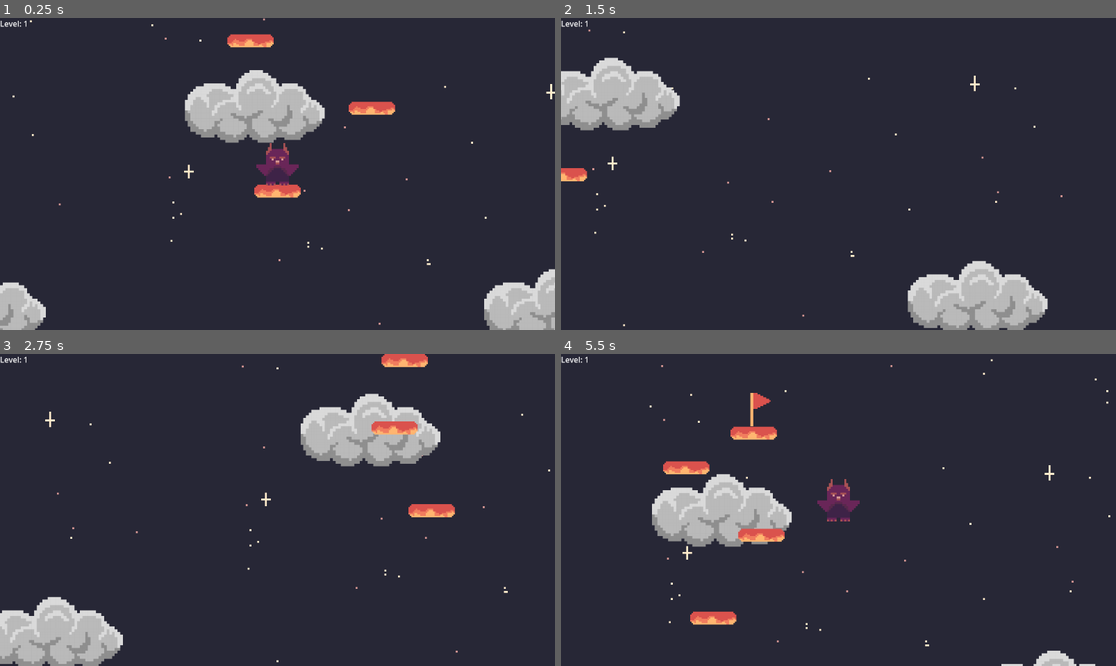
Above: before the commit, frames 1-4 (two rows, left to right).
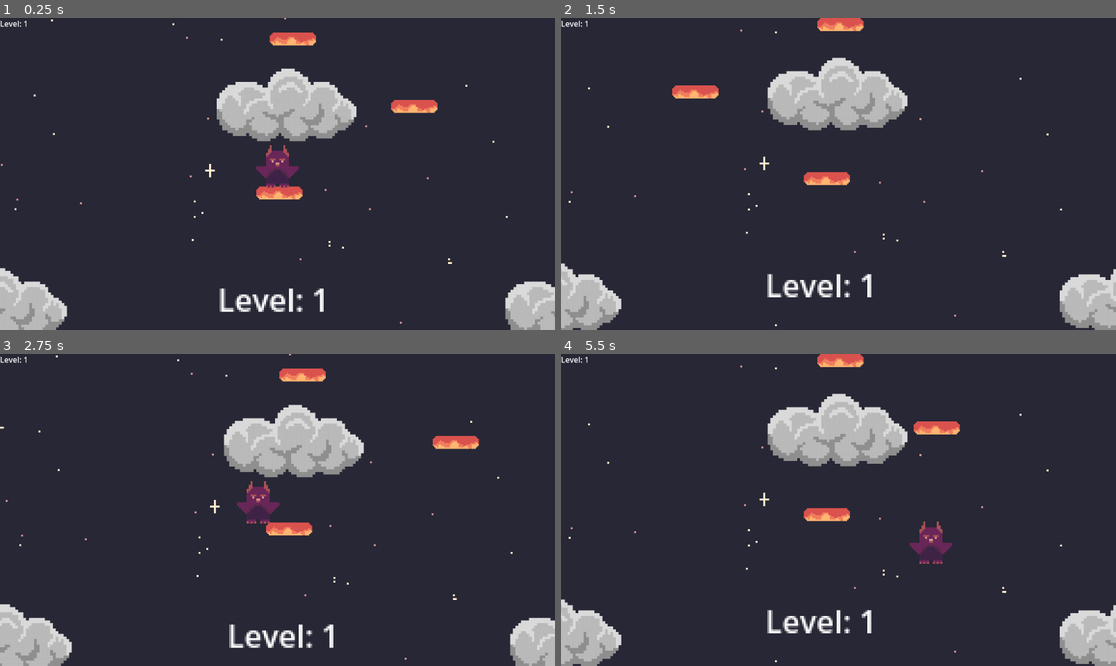
Above: after the commit, the same moments.

Repository: a-dughi/Custom-Office-Templates
Game: Godot game, scene res://Scenes/game.tscn
Two runs of this game, one before a commit and one after it. Both use one fixed random seed, a clock stepped at 60 frames per second and the inputs below.
Inputs:
- Up to frame 1 (0.25 s): no input
- Up to frame 2 (1.5 s): tap Enter (ui_accept) at 0.5, 0.6 s; hold Right (ui_right) from 0.53 s (still down); tap Up (jump, bound only after the commit) at 0.77, 0.8, 1.07, 1.35 s
- Up to frame 3 (2.75 s): tap Up (jump, bound only after the commit) at 1.52, 1.82, 2.3 s; tap Enter (ui_accept) at 1.55, 2.1 s; release Right (ui_right) at 2.03 s; hold Left (ui_left) from 2.03 s (still down)
- Up to frame 4 (5.5 s): release Left (ui_left) at 2.78 s; hold Right (ui_right) 2.78-4.28 s; tap Enter (ui_accept) at 2.85, 4.35, 5.1 s; tap Up (jump, bound only after the commit) at 3.02, 3.32, 3.6, 3.77, 4.07, 4.52, 4.82, 5.3 s; hold Left (ui_left) 4.28-5.03 s; hold Right (ui_right) from 5.03 s (still down)

The runs differ from the first frame. In frame 1, 8.6% of the frame differs, in the area x 0-100%, y 0-100%; in frame 2, 18%; in frame 3, 13%; in frame 4, 16%.

Commit message:
levels by elevation

Diff:
--- a/Scenes/character_body_2d.tscn
+++ b/Scenes/character_body_2d.tscn
@@ -6,7 +6,7 @@
 [sub_resource type="RectangleShape2D" id="RectangleShape2D_gfmi6"]
 size = Vector2(11, 11)
 
-[node name="character" type="CharacterBody2D"]
+[node name="character" type="CharacterBody2D" groups=["player"]]
 z_index = 5
 script = ExtResource("1_yc67e")
 
--- a/Scenes/game.gd
+++ /dev/null
@@ -1,62 +0,0 @@
-extends Node2D
-
-var block = preload("res://Scenes/animatable_body_2d.tscn")
-#var movingBlock = preload("res://Scenes/movingBlock.tscn")
-var xPos = []
-var yPos = []
-var numLevels = 1
-#figure out how to bypass the first thing, figure out array access issue
-# Called when the node enters the scene tree for the first time.
-
-func _ready():
-
-
-	# Replace with function body.
-
-		for i in range(10):
-			var new_block = block.instantiate()
-
-			new_block.global_position.x = xPos[i] #randf_range(-100, 100)
-			new_block.global_position.y = yPos[i] #randf_range(-100, 100)
-
-			self.add_child(new_block)
-
-		#for i in range(10):
-			#var newBlock = movingBlock.instantiate()
-			#newBlock.global_position.x = randf_range(0,1152)
-			#newBlock.global_position.y = randf_range(200, 300)
-
-			#self.add_child(newBlock)
-
-func _position():
-
-	for i in range(numLevels):
-		var j = 0
-		while j<20:
-			var xTemp = randf_range(400, 1000)
-			var yTemp = randf_range(200, 500)
-			var present = false
-			for k in range(xPos.size()):
-				var xPrev = xPos[k]
-				var yPrev = yPos[k]
-				if (xTemp+50==xPrev) || (xTemp-50==xPrev) || (yTemp+50 ==yPrev) || (yTemp-50==yPrev):
-					present = true
-			if present:
-				pass
-			else:
-				xPos.insert(j*i, xTemp)
-				yPos.insert(j*i, yTemp)
-				j = j+1
-
-
-# Called every frame. 'delta' is the elapsed time since the previous frame.
-func _process(_delta):
-
-	#for i in range(20):
-		#var new_block = block.instantiate()
-			#
-		#new_block.global_position.x = randf_range(0, 200)
-		#new_block.global_position.y = randf_range(-100, 100)
-			#
-		#self.add_child(new_block)
-	pass
--- a/Scenes/game.tscn
+++ b/Scenes/game.tscn
@@ -1,14 +1,10 @@
-[gd_scene load_steps=13 format=3 uid="uid://c54ii8euffkpg"]
+[gd_scene load_steps=10 format=3 uid="uid://c54ii8euffkpg"]
 
 [ext_resource type="PackedScene" uid="uid://bdn8r48mnqneo" path="res://Scenes/character_body_2d.tscn" id="1_7cwqa"]
-[ext_resource type="Script" path="res://Scenes/gameManager.gd" id="1_qglkv"]
 [ext_resource type="PackedScene" uid="uid://b1crmceooylof" path="res://Scenes/animatable_body_2d.tscn" id="2_de25m"]
 [ext_resource type="Script" path="res://Scripts/Camera2D.gd" id="2_f7mx7"]
 [ext_resource type="PackedScene" uid="uid://bivvwdvt787qe" path="res://Scenes/dying.tscn" id="3_kdog2"]
 [ext_resource type="PackedScene" uid="uid://bthdyalhmnhku" path="res://Scenes/parallax_background.tscn" id="5_cf0hu"]
-[ext_resource type="PackedScene" uid="uid://jgymm2mnq2ri" path="res://Scenes/next_level.tscn" id="6_yk1nu"]
-
-[sub_resource type="GDScript" id="GDScript_v4k2l"]
 
 [sub_resource type="WorldBoundaryShape2D" id="WorldBoundaryShape2D_ibpcu"]
 
@@ -51,28 +47,26 @@
 }
 
 [node name="game" type="Node2D"]
-script = SubResource("GDScript_v4k2l")
 
-[node name="gameManager" type="Node" parent="."]
-unique_name_in_owner = true
-script = ExtResource("1_qglkv")
+[node name="CharacterBody2D" parent="." instance=ExtResource("1_7cwqa")]
+position = Vector2(-1, 53)
 
-[node name="CanvasLayer" type="CanvasLayer" parent="gameManager"]
+[node name="Camera2D" type="Camera2D" parent="CharacterBody2D"]
+position = Vector2(0, -7)
+zoom = Vector2(4, 4)
+limit_left = -150
+limit_right = 150
+limit_bottom = 136
+limit_smoothed = true
+editor_draw_limits = true
+script = ExtResource("2_f7mx7")
 
-[node name="Level" type="Label" parent="gameManager/CanvasLayer"]
+[node name="CanvasLayer" type="CanvasLayer" parent="CharacterBody2D"]
+
+[node name="Level" type="Label" parent="CharacterBody2D/CanvasLayer"]
 offset_right = 40.0
 offset_bottom = 23.0
-text = "Level: 1"
-
-[node name="CharacterBody2D" parent="." instance=ExtResource("1_7cwqa")]
-position = Vector2(21, 50)
-
-[node name="Camera2D" type="Camera2D" parent="CharacterBody2D"]
-position = Vector2(0, -6)
-zoom = Vector2(4, 4)
-limit_bottom = 136
-limit_smoothed = true
-script = ExtResource("2_f7mx7")
+text = "Level: 0"
 
 [node name="dying" parent="." instance=ExtResource("3_kdog2")]
 position = Vector2(-30, 99)
@@ -82,7 +76,7 @@
 shape = SubResource("WorldBoundaryShape2D_ibpcu")
 
 [node name="AnimatableBody2D" parent="." instance=ExtResource("2_de25m")]
-position = Vector2(21, 55)
+position = Vector2(0, 57)
 
 [node name="AnimatableBody2D2" parent="." instance=ExtResource("2_de25m")]
 position = Vector2(94, 12)
@@ -97,9 +91,31 @@
 position = Vector2(7, -23)
 
 [node name="AnimatableBody2D4" parent="." instance=ExtResource("2_de25m")]
-position = Vector2(42, -41)
+position = Vector2(42, -51)
 
 [node name="ParallaxBackground" parent="." instance=ExtResource("5_cf0hu")]
 
-[node name="NextLevel" parent="." instance=ExtResource("6_yk1nu")]
-position = Vector2(50, -48)
+[node name="Node" type="Node" parent="."]
+
+[node name="Level 1" type="Label" parent="Node"]
+z_index = -10
+offset_left = -32.0
+offset_top = 101.0
+offset_right = 26.0
+offset_bottom = 124.0
+size_flags_horizontal = 3
+size_flags_vertical = 10
+text = "Level: 1"
+horizontal_alignment = 1
+
+[node name="Level 2" type="Label" parent="Node"]
+z_index = -10
+offset_left = -31.0
+offset_top = -76.0
+offset_right = 27.0
+offset_bottom = -53.0
+size_flags_horizontal = 3
+size_flags_vertical = 10
+text = "Level: 2"
+horizontal_alignment = 1
+metadata/_edit_use_anchors_ = true
--- a/Scenes/gameManager.gd
+++ /dev/null
@@ -1,8 +0,0 @@
-extends Node
-
-
-var level = 1
-@onready var level_text = $CanvasLayer/Level
-func add_level():
-	level += 1
-	level_text.text = "Level: " + str(level)
--- a/Scenes/next_level.tscn
+++ b/Scenes/next_level.tscn
@@ -1,13 +1,25 @@
 [gd_scene load_steps=4 format=3 uid="uid://jgymm2mnq2ri"]
 
 [ext_resource type="Texture2D" uid="uid://bv6bdbs06uq2k" path="res://Assets/pixilart-drawing (6).png" id="1_4isha"]
-[ext_resource type="Script" path="res://Scripts/next_level.gd" id="1_omi4l"]
+
+[sub_resource type="GDScript" id="GDScript_q31t4"]
+script/source = "extends Area2D
+
+@onready var game_manager = $\"../gameManager\"
+
+var levelNumber = 1
+
+func _on_body_entered(player):
+	pass
+	#game_manager.add_level()
+
+"
 
 [sub_resource type="RectangleShape2D" id="RectangleShape2D_vtd8b"]
-size = Vector2(5, 16)
+size = Vector2(27, 51.5)
 
 [node name="Area2D" type="Area2D"]
-script = ExtResource("1_omi4l")
+script = SubResource("GDScript_q31t4")
 
 [node name="Sprite2D" type="Sprite2D" parent="."]
 scale = Vector2(0.75, 0.75)
@@ -15,7 +27,7 @@
 
 [node name="CollisionShape2D" type="CollisionShape2D" parent="."]
 z_index = -5
-position = Vector2(-7.5, -5)
+position = Vector2(-7.5, -21.25)
 shape = SubResource("RectangleShape2D_vtd8b")
 
 [connection signal="body_entered" from="." to="." method="_on_body_entered"]
--- a/Scripts/character_body_2d.gd
+++ b/Scripts/character_body_2d.gd
@@ -3,26 +3,36 @@
 
 const SPEED = 150.0
 const JUMP_VELOCITY = -300.0
-
+var characterPos = global_position.y
 # Get the gravity from the project settings to be synced with RigidBody nodes.
 var gravity = ProjectSettings.get_setting("physics/2d/default_gravity")
 
 
 func _physics_process(delta):
+	characterPos = global_position.y
+	add_level()
 	# Add the gravity.
 	if not is_on_floor():
 		velocity.y += gravity * delta
 
 	# Handle jump.
-	if Input.is_action_just_pressed("ui_accept") and is_on_floor():
+	if Input.is_action_just_pressed("jump") and is_on_floor():
 		velocity.y = JUMP_VELOCITY
 
 	# Get the input direction and handle the movement/deceleration.
 	# As good practice, you should replace UI actions with custom gameplay actions.
-	var direction = Input.get_axis("ui_left", "ui_right")
+	var direction = Input.get_axis("left", "right")
 	if direction:
 		velocity.x = direction * SPEED
 	else:
 		velocity.x = move_toward(velocity.x, 0, SPEED)
 
 	move_and_slide()
+
+@onready var level_text = $CanvasLayer/Level
+
+func add_level():
+	if characterPos > -50 && characterPos < 100:
+			level_text.text = "Level: 1"
+	if characterPos > -150 && characterPos < -50:
+			level_text.text = "Level: 2"
--- a/Scripts/next_level.gd
+++ /dev/null
@@ -1,8 +0,0 @@
-extends Area2D
-
-@onready var game_manager = $"../gameManager"
-
-var levelNumber = 1
-
-func _on_body_entered(body):
-	game_manager.add_level()
--- a/project.godot
+++ b/project.godot
@@ -15,6 +15,28 @@
 config/features=PackedStringArray("4.2", "Forward Plus")
 config/icon="res://icon.svg"
 
+[input]
+
+jump={
+"deadzone": 0.5,
+"events": [Object(InputEventKey,"resource_local_to_scene":false,"resource_name":"","device":0,"window_id":0,"alt_pressed":false,"shift_pressed":false,"ctrl_pressed":false,"meta_pressed":false,"pressed":false,"keycode":0,"physical_keycode":4194320,"key_label":0,"unicode":0,"echo":false,"script":null)
+, Object(InputEventKey,"resource_local_to_scene":false,"resource_name":"","device":-1,"window_id":0,"alt_pressed":false,"shift_pressed":false,"ctrl_pressed":false,"meta_pressed":false,"pressed":false,"keycode":0,"physical_keycode":87,"key_label":0,"unicode":119,"echo":false,"script":null)
+, Object(InputEventKey,"resource_local_to_scene":false,"resource_name":"","device":-1,"window_id":0,"alt_pressed":false,"shift_pressed":false,"ctrl_pressed":false,"meta_pressed":false,"pressed":false,"keycode":0,"physical_keycode":32,"key_label":0,"unicode":32,"echo":false,"script":null)
+]
+}
+left={
+"deadzone": 0.5,
+"events": [Object(InputEventKey,"resource_local_to_scene":false,"resource_name":"","device":-1,"window_id":0,"alt_pressed":false,"shift_pressed":false,"ctrl_pressed":false,"meta_pressed":false,"pressed":false,"keycode":0,"physical_keycode":4194319,"key_label":0,"unicode":0,"echo":false,"script":null)
+, Object(InputEventKey,"resource_local_to_scene":false,"resource_name":"","device":-1,"window_id":0,"alt_pressed":false,"shift_pressed":false,"ctrl_pressed":false,"meta_pressed":false,"pressed":false,"keycode":0,"physical_keycode":65,"key_label":0,"unicode":97,"echo":false,"script":null)
+]
+}
+right={
+"deadzone": 0.5,
+"events": [Object(InputEventKey,"resource_local_to_scene":false,"resource_name":"","device":-1,"window_id":0,"alt_pressed":false,"shift_pressed":false,"ctrl_pressed":false,"meta_pressed":false,"pressed":false,"keycode":0,"physical_keycode":4194321,"key_label":0,"unicode":0,"echo":false,"script":null)
+, Object(InputEventKey,"resource_local_to_scene":false,"resource_name":"","device":-1,"window_id":0,"alt_pressed":false,"shift_pressed":false,"ctrl_pressed":false,"meta_pressed":false,"pressed":false,"keycode":0,"physical_keycode":68,"key_label":0,"unicode":100,"echo":false,"script":null)
+]
+}
+
 [rendering]
 
 textures/canvas_textures/default_texture_filter=0
Not shown, added: Assets/font.html
